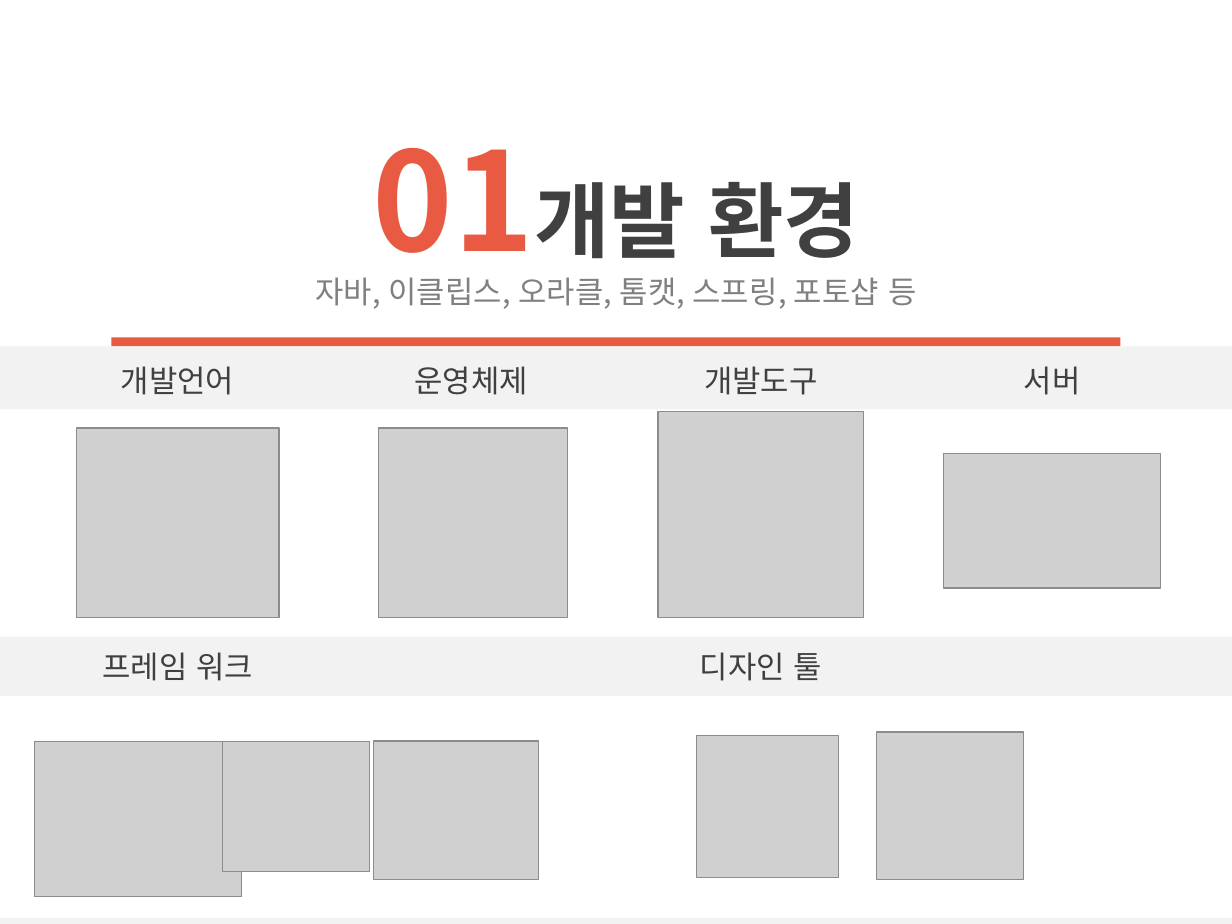
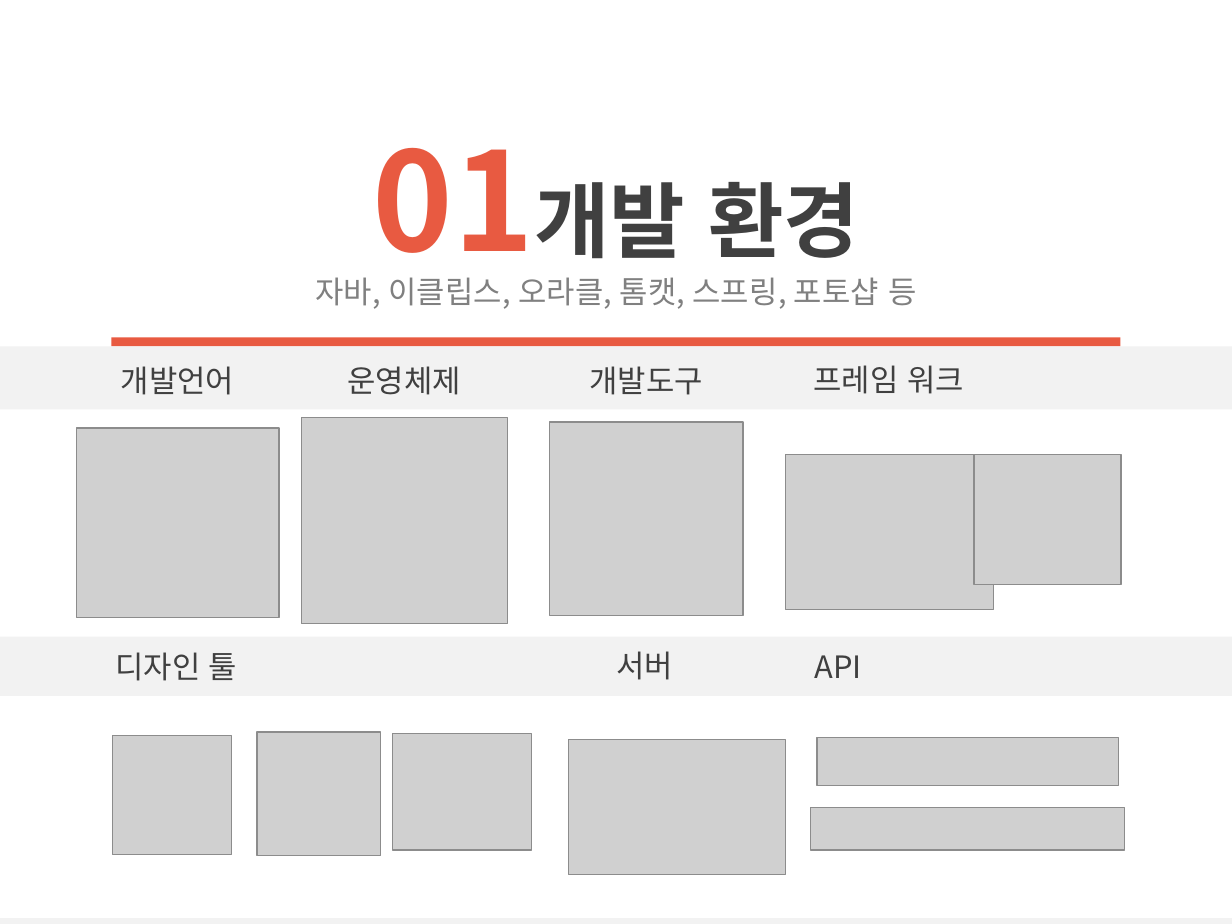
Before and after one commit to amuge92/java2, a slide deck: slide 4 of springT/게임잡지.pptx. Drawn at 1232x924 pixels with LibreOffice and Linux fonts; fonts in the diff are those of the drawing; grey boxes stand for pictures. Boxes give left, top, right and bottom in pixels: in the first picture for what was removed or moved away, otherwise in the second. Text is boxed around its words. In the diff, an @@ line names an element or a change of style, - is before the commit and + after.

```diff
--- a/springT/게임잡지.pptx
+++ b/springT/게임잡지.pptx
@@ text "운영체제": place and size @@
-text "운영체제" at (414,366,527,395)
+text "운영체제" at (348,366,461,395)
@@ text "개발도구": place and size @@
-text "개발도구" at (704,366,817,395)
+text "개발도구" at (590,366,703,395)
@@ text "프레임 워크": place and size @@
-text "프레임 워크" at (102,652,253,681)
+text "프레임 워크" at (814,365,964,394)
@@ picture: place and size @@
-picture at (378,429,568,618)
+picture at (301,418,506,623)
@@ picture: place and size @@
-picture at (658,411,864,617)
+picture at (549,423,743,616)
@@ picture: place and size @@
-picture at (34,742,243,897)
+picture at (786,455,994,610)
@@ picture: place and size @@
-picture at (223,742,370,872)
+picture at (975,455,1121,585)
@@ text "디자인 툴": place and size @@
-text "디자인 툴" at (700,652,821,681)
+text "디자인 툴" at (115,652,237,681)
@@ text "서버": place and size @@
-text "서버" at (1024,366,1081,395)
+text "서버" at (617,651,674,680)
@@ text added at (814,655,861,678), 18 pt, text #404040 @@
+API
@@ picture added at (112,736,232,855) @@
@@ picture added at (257,732,381,855) @@
@@ picture: place and size @@
-picture at (373,740,538,878)
+picture at (393,733,531,849)
@@ picture: place and size @@
-picture at (944,453,1161,588)
+picture at (568,739,785,873)
@@ picture removed at (697,736,839,877) @@
@@ picture added at (817,738,1119,786) @@
@@ picture removed at (876,732,1023,878) @@
@@ picture added at (811,808,1125,850) @@
```
Also in this commit, not shown: 8 other slides changed, 7 slides added, 3 slides removed, 19 other files.
